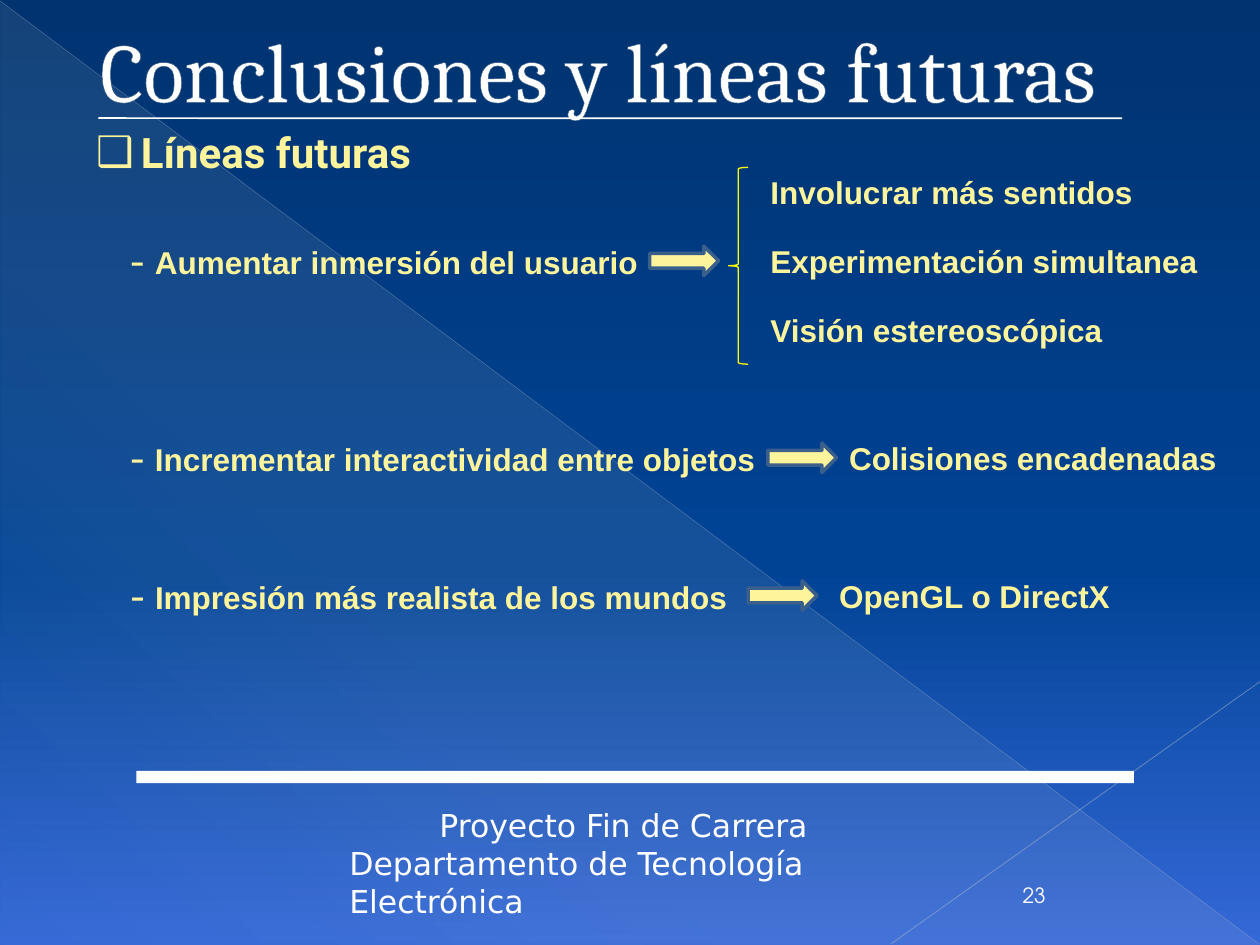
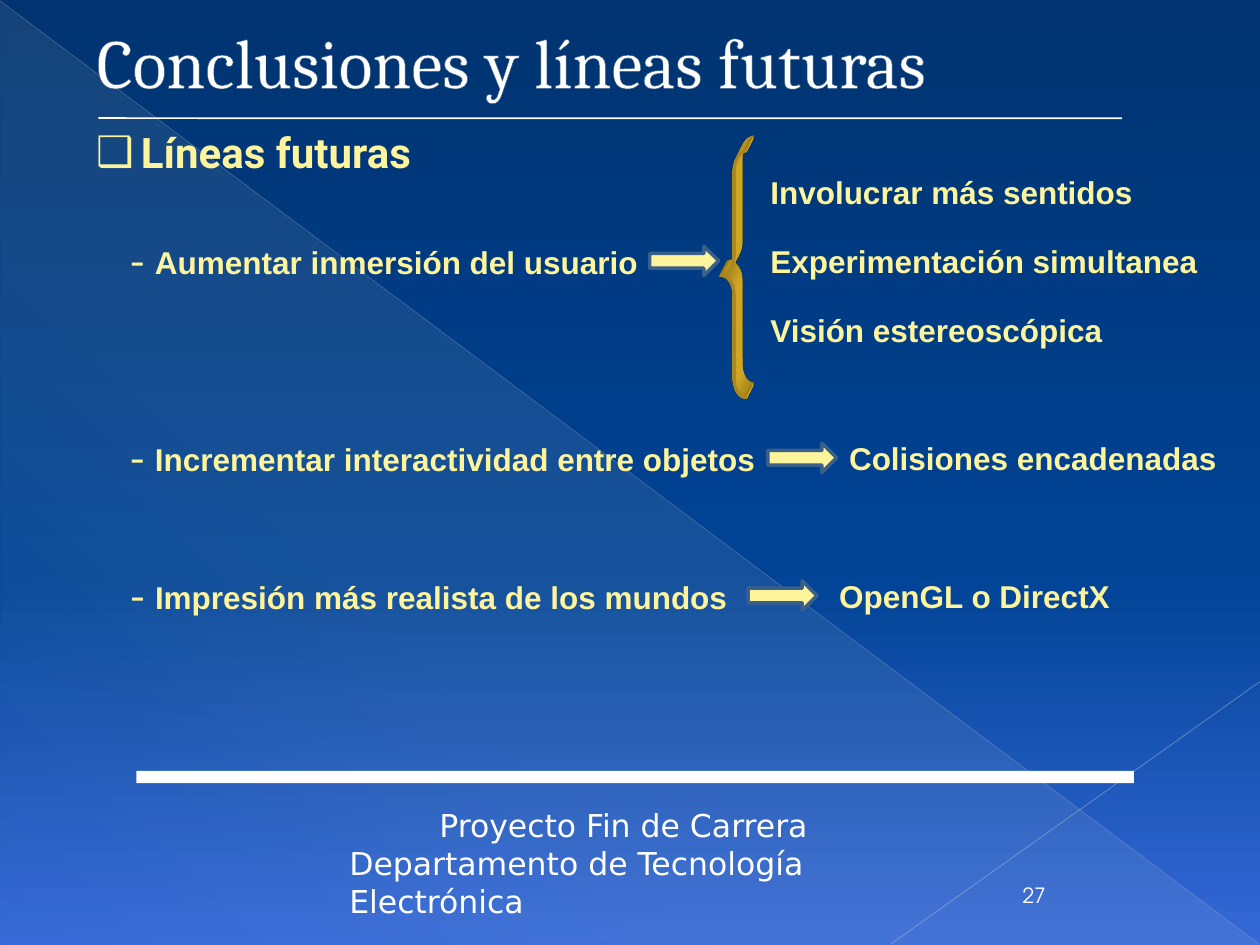
Before and after one commit to mjromper/test, a slide deck: slide 27 of DOCUMENTACION/presentacion/presentacionPFC27.pptx (slide 23 before the commit). Drawn at 1260x945 pixels with LibreOffice and Linux fonts; fonts in the diff are those of the drawing; background and template pictures are left out. Boxes give left, top, right and bottom in pixels: in the first picture for what was removed or moved away, otherwise in the second. Text is boxed around its words. In the diff, an @@ line names an element or a change of style, - is before the commit and + after.

```diff
--- a/DOCUMENTACION/presentacion/presentacionPFC27.pptx
+++ b/DOCUMENTACION/presentacion/presentacionPFC27.pptx
@@ title "Conclusiones y líneas futuras" at <box>97,39,926,103</box>: size 48 to 40 pt @@
@@ left brace: place and size @@
-left brace at <box>728,168,748,364</box>
+left brace at <box>728,137,752,383</box>
@@ left brace at <box>728,137,752,383</box>: outline #FFFF00 0.75 pt to #F7C62B 2 pt; proportions changed; mirrored @@
@@ page number at <box>1023,887,1046,903</box>: text changed @@
-23
+27
```
Also in this commit, not shown: 9 other slides changed, 5 slides added, 1 slide removed.
